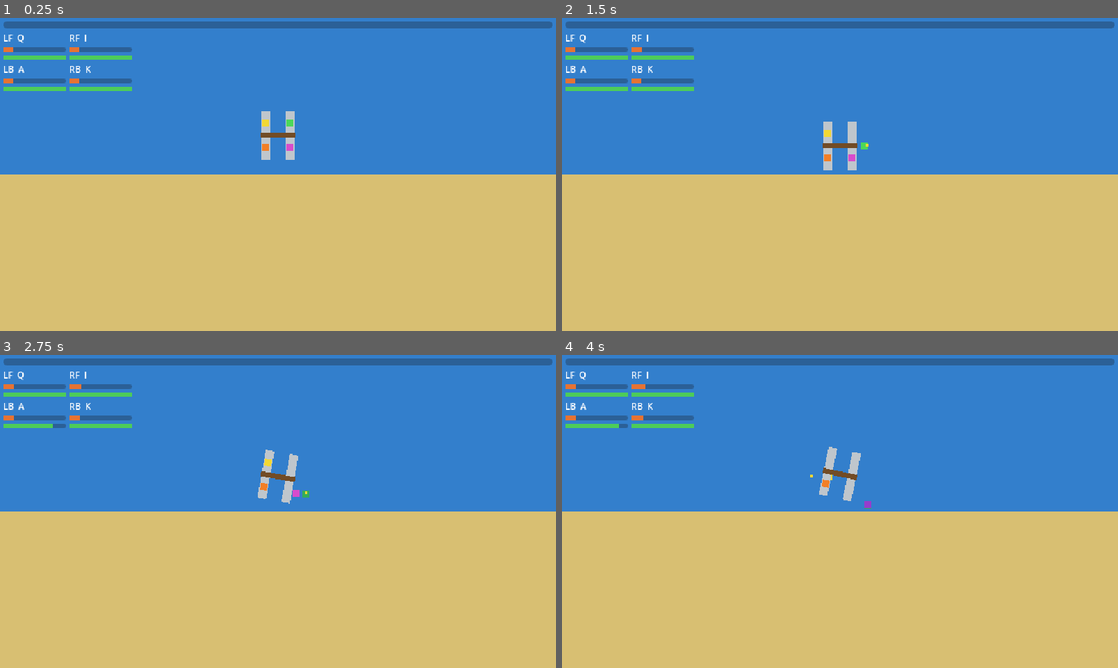
Above: before the commit, frames 1-4 (two rows, left to right).
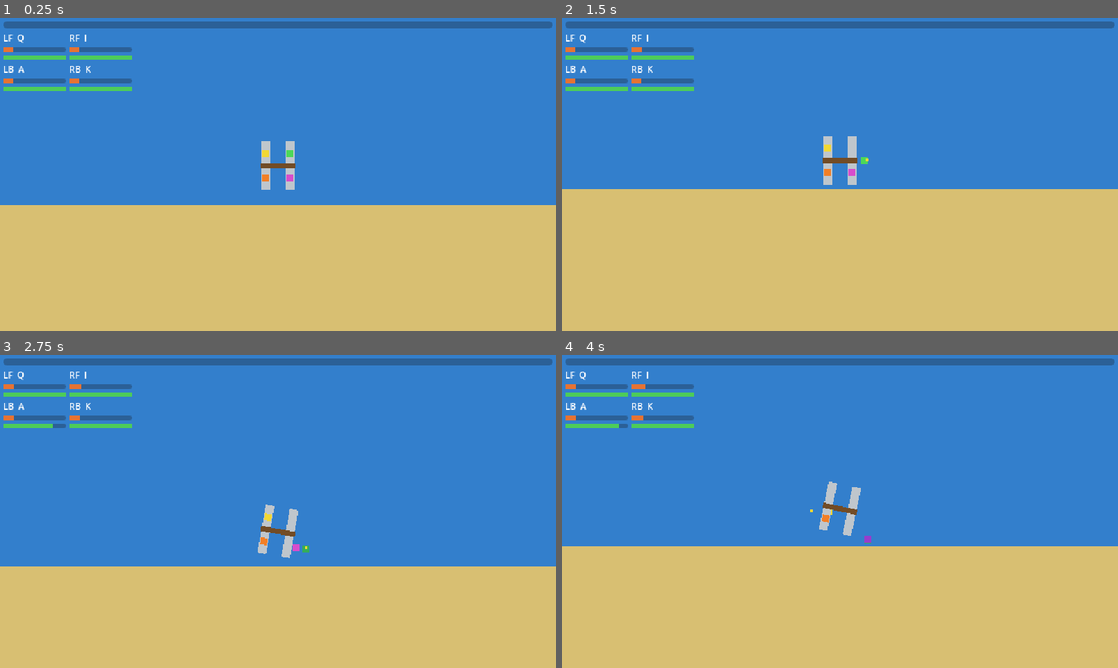
Above: after the commit, the same moments.

Repository: Freakling/PKSEI
Game: Godot game, scene res://scenes/main.tscn
Same seed, same stepped clock (60 frames per second), same inputs: the game is played once before the commit and once after it.
Inputs:
- Up to frame 1 (0.25 s): no input
- Up to frame 2 (1.5 s): hold F6 (debug_beer_right) 0.53-1.28 s; hold A (stroke_left_back) from 1.28 s (still down)
- Up to frame 3 (2.75 s): release A (stroke_left_back) at 2.03 s; hold F6 (debug_beer_right) from 2.03 s (still down)
- Up to frame 4 (4 s): release F6 (debug_beer_right) at 3.53 s; hold F5 (debug_beer_left) from 3.53 s (still down)

The runs differ from the first frame. In frame 1, 10% of the frame differs, in the area x 0-100%, y 29-60%; in frame 2, 5.2%; in frame 3, 18%, in the area x 0-100%, y 30-68%; in frame 4, 12%.

Commit message:
fix: the camera follows the boat (B3)
The Camera2D's exported `boat` was null at runtime: the hand-written
lake.tscn assigned the NodePath without the node_paths marker Godot
needs to resolve an exported node. Verified with a capture harness: the
camera now tracks the boat with its lead.

Co-Authored-By: Claude Fable 5.1 <noreply@anthropic.com>

Diff:
--- a/scenes/lake.tscn
+++ b/scenes/lake.tscn
@@ -47,7 +47,7 @@
 [node name="Catamaran" parent="." instance=ExtResource("2_boat")]
 position = Vector2(0, -48)
 
-[node name="Camera" type="Camera2D" parent="."]
+[node name="Camera" type="Camera2D" parent="." node_paths=PackedStringArray("boat")]
 script = ExtResource("4_camera")
 boat = NodePath("../Catamaran")
 
Not shown, changed: TASKS.md
